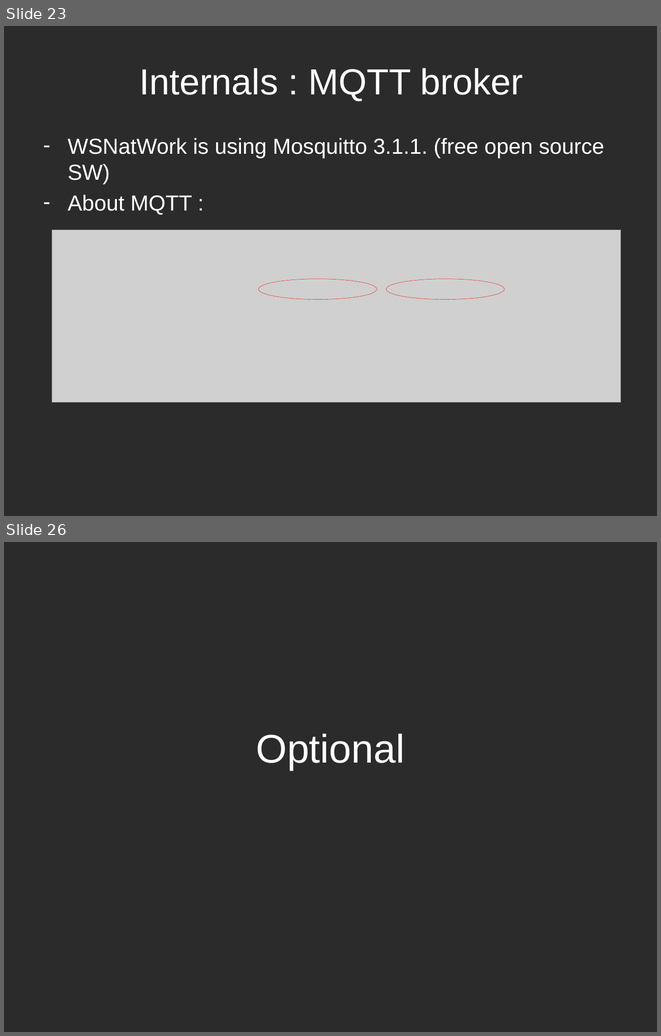
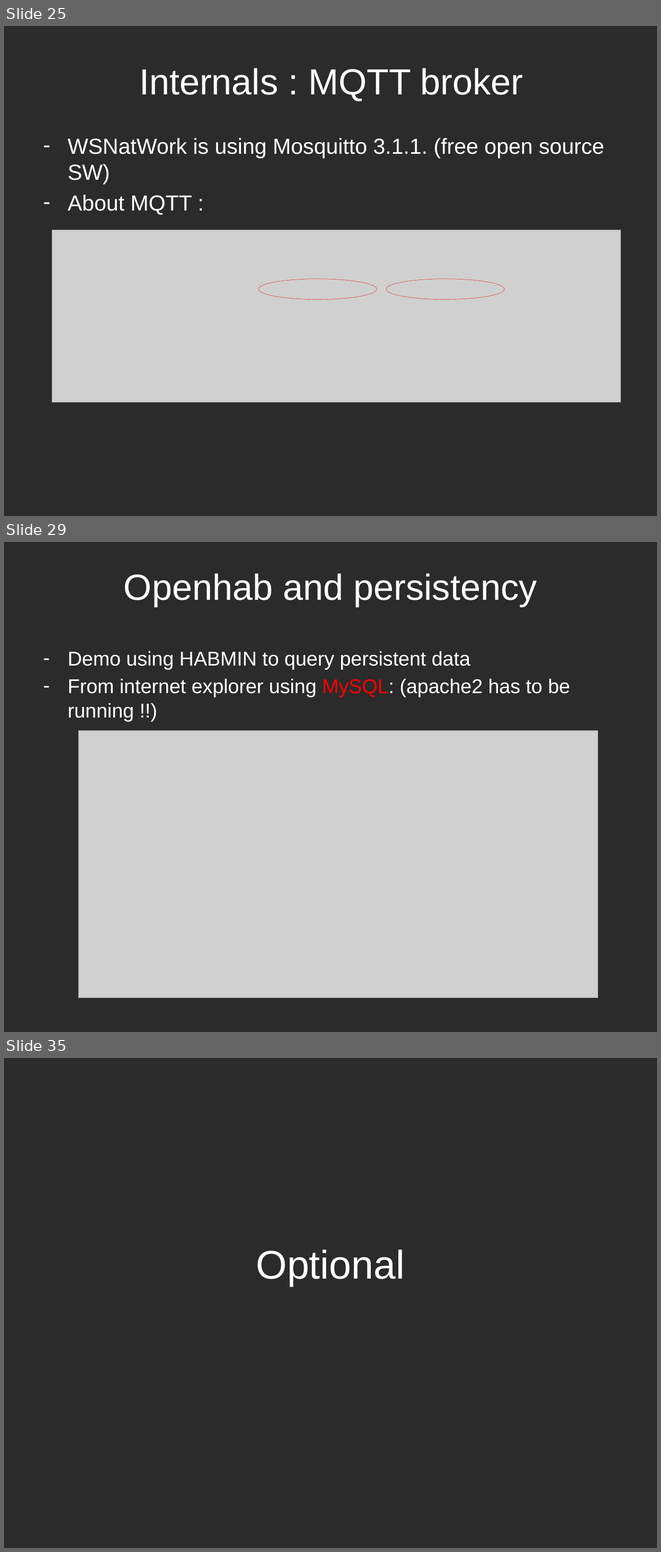
Before and after one commit to WSNhub/WSN-at-Work, a slide deck: workshop2x/WSNatwork - workshop2.pptx. Shown one above the other, each under a label of ours: slides 23 and 26 before the commit, slides 25, 29 and 35 after it; the slides between them are not shown. The pictures are 661x1036 and 661x1552 pixels, drawn with LibreOffice and Linux fonts; fonts in the diff are those of the drawing; grey boxes stand for pictures; background and template pictures are left out; a plain dark background stands for a picture behind light text. Boxes give left, top, right and bottom in pixels: in the first picture for what was removed or moved away, otherwise in the second. Text is boxed around its words. In the diff, an @@ line names an element or a change of style, - is before the commit and + after.

```diff
--- a/workshop2x/WSNatwork - workshop2.pptx
+++ b/workshop2x/WSNatwork - workshop2.pptx
@@ slide 29 added at bbox=[4, 542, 657, 1032], background picture (left out) @@
@@ title added at bbox=[124, 573, 537, 606], 40 pt, text #FFFFFF @@
+Openhab and persistency
@@ text added at bbox=[68, 651, 570, 721], 22 pt, text #FFFFFF @@
+– Demo using HABMIN to query persistent data
+– From internet explorer using MySQL: (apache2 has to be running !!)
@@ picture added at bbox=[78, 730, 598, 997] @@
@@ what was slide 23 is now slide 25 @@
@@ what was slide 26 is now slide 35 @@
```
Also in this commit, not shown: 4 slides changed, 10 other slides added.
